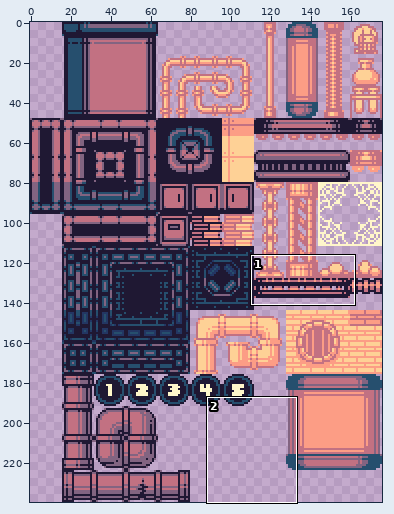
Edited in one commit: sprite sheet (ProjectBooCat/Assets/Prefabs/sprites/environment/tileset.png). The picture above shows the old version from afar; the outline marks the close-up.
Close-up. Before the commit:
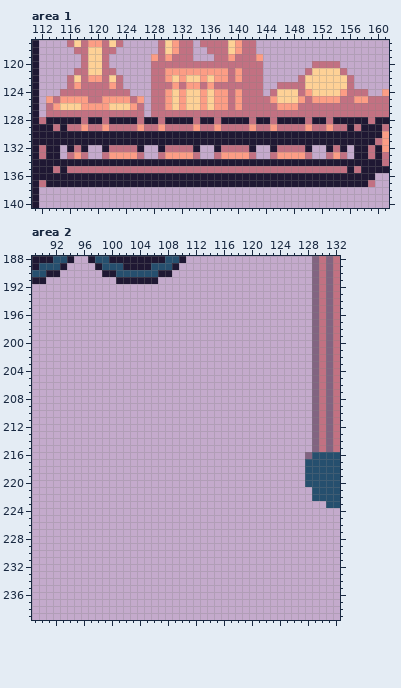
The file is 176x240 pixels. Shown: area 1: x 111..161, y 117..140; area 2: x 89..132, y 188..239.
After the commit:
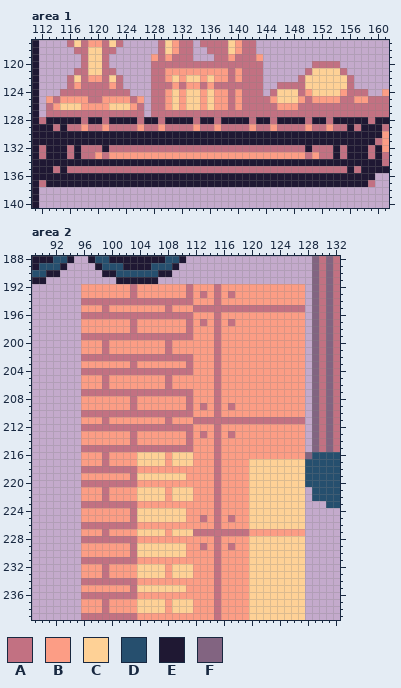
Palette (. is transparent): A #c27182  B #fc9d85  C #fed196  D #264f6e  E #1f1833  F #826481
Changes in this commit:
Changed rows in their new state; - is an unchanged pixel.
Area 1:
first column x 115:
132 EAEAAA-----AAAA----AAAA----AAAA-----AAAEAE
133 E-E-AB-----BBBB----BBBB----BBBB-----BA-E-E
Area 2:
first column x 96:
192 BBBBBBBABBBBBBBABBBABBBBBBBBBBBB
193 BBBBBBBABBBBBBBABABABABBBBBBBBBB
194 AAAAAAAAAAAAAAAABBBABBBBBBBBBBBB
195 BBBABBBBBBBBABBBAAAAAAAAAAAAAAAA
196 AAAAAAAAAAAAAAAABBBABBBBBBBBBBBB
197 BBBBBBBABBBBBBBABABABABBBBBBBBBB
198 BBBBBBBABBBBBBBABBBABBBBBBBBBBBB
199 AAAAAAAAAAAAAAAABBBABBBBBBBBBBBB
200 BBBABBBBBBBBABBBBBBABBBBBBBBBBBB
201 BBBABBBBBBBBABBBBBBABBBBBBBBBBBB
202 AAAAAAAAAAAAAAAABBBABBBBBBBBBBBB
203 BBBBBBBABBBBBBBABBBABBBBBBBBBBBB
204 AAAAAAAAAAAAAAAABBBABBBBBBBBBBBB
205 BBBABBBBBBBBABBBBBBABBBBBBBBBBBB
206 BBBABBBBBBBBABBBBBBABBBBBBBBBBBB
207 AAAAAAAAAAAAAAAABBBABBBBBBBBBBBB
208 BBBBBBBABBBBBBBABBBABBBBBBBBBBBB
209 BBBBBBBABBBBBBBABABABABBBBBBBBBB
210 AAAAAAAAAAAAAAAABBBABBBBBBBBBBBB
211 BBBABBBBBBBBABBBAAAAAAAAAAAAAAAA
212 AAAAAAAAAAAAAAAABBBABBBBBBBBBBBB
213 BBBBBBBABBBBBBBABABABABBBBBBBBBB
214 BBBBBBBABBBBBBBABBBABBBBBBBBBBBB
215 AAAAAAAAAAAAAAAABBBABBBBBBBBBBBB
216 BBBABBBBCCCCBCCCBBBABBBBBBBBBBBB
217 BBBABBBBCCCCBCCCBBBABBBBCCCCCCCC
218 AAAAAAAABBBBBBBBBBBABBBBCCCCCCCC
219 BBBBBBBACCCCCCCBBBBABBBBCCCCCCCC
220 AAAAAAAABBBBBBBBBBBABBBBCCCCCCCC
221 BBBABBBBCCCCBCCCBBBABBBBCCCCCCCC
222 BBBABBBBCCCCBCCCBBBABBBBCCCCCCCC
223 AAAAAAAABBBBBBBBBBBABBBBCCCCCCCC
224 BBBBBBBACCCCCCCBBBBABBBBCCCCCCCC
225 BBBBBBBACCCCCCCBBABABABBCCCCCCCC
226 AAAAAAAABBBBBBBBBBBABBBBCCCCCCCC
227 BBBABBBBCCCCBCCCAAAAAAAABBBBBBBB
228 AAAAAAAABBBBBBBBBBBABBBBCCCCCCCC
229 BBBBBBBACCCCCCCBBABABABBCCCCCCCC
230 BBBBBBBACCCCCCCBBBBABBBBCCCCCCCC
231 AAAAAAAABBBBBBBBBBBABBBBCCCCCCCC
232 BBBABBBBCCCCBCCCBBBABBBBCCCCCCCC
233 BBBABBBBCCCCBCCCBBBABBBBCCCCCCCC
234 AAAAAAAABBBBBBBBBBBABBBBCCCCCCCC
235 BBBBBBBACCCCCCCBBBBABBBBCCCCCCCC
236 AAAAAAAABBBBBBBBBBBABBBBCCCCCCCC
237 BBBABBBBCCCCBCCCBBBABBBBCCCCCCCC
238 BBBABBBBCCCCBCCCBBBABBBBCCCCCCCC
239 AAAAAAAABBBBBBBBBBBABBBBCCCCCCCC
